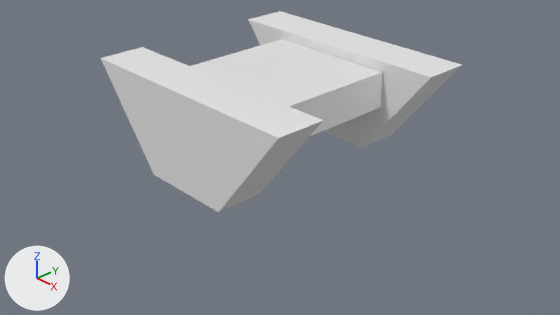
The Blender file Tank/Tank1.blend: old version first, new version second.
Rendered twice from the file's camera 'Camera'. Every picture has the same lights, and +X, +Y and +Z are marked at lower left.

In view in the first picture: 'Center', 'Tracks'.
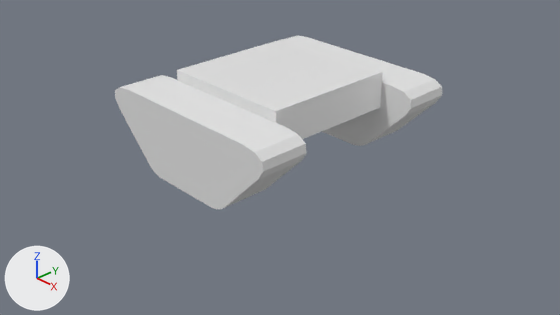
Patch to the scene script:
```diff
--- a/Tank/Tank1.blend.py
+++ b/Tank/Tank1.blend.py
@@ me_cube_001 @@
 # used by ob_tracks; location = (0.0, 1.3, 0.7); scale = (1.0, 0.35, 0.7)
-me_cube_001.from_pydata(...)  # 8 vertices, 6 faces; spans x -1.8..1.8, y -0.84..1.16, z -1.0..1.0
+me_cube_001.from_pydata(...)  # 40 vertices, 22 faces; spans x -1.53..1.53, y -0.84..1.16, z -1.0..0.58
+# me_cube_001 part 1: the whole mesh is rebuilt
@@ ob_center @@
 ob_center.location = (0.0, 0.0, 0.0)
+ob_center.rotation_euler = (0.0, 0.0, -1.571)  # degrees (0, 0, -90)
 _m = ob_center.modifiers.new('Mirror', 'MIRROR')
@@ ob_tracks @@
 ob_tracks = bpy.data.objects.new('Tracks', me_cube_001)
-ob_tracks.location = (0.0, 1.3, 0.7)
+ob_tracks.location = (0.0, 1.29, 0.7)
 ob_tracks.scale = (1.0, 0.35, 0.7)
 _m = ob_tracks.modifiers.new('Mirror', 'MIRROR')
-_m.use_axis = (False, True, False)
 _m.mirror_object = ob_center
```

Boxes (x1, y1, x2, y2) around the edits, measured in the pictures (560 x 315 px):
'Tracks', reshaped, turned, moved, modifiers changed
    before: (101, 11, 462, 212)
    after: (115, 36, 442, 209)
'Center', turned
    before: (191, 39, 383, 136)
    after: (177, 39, 383, 139)
